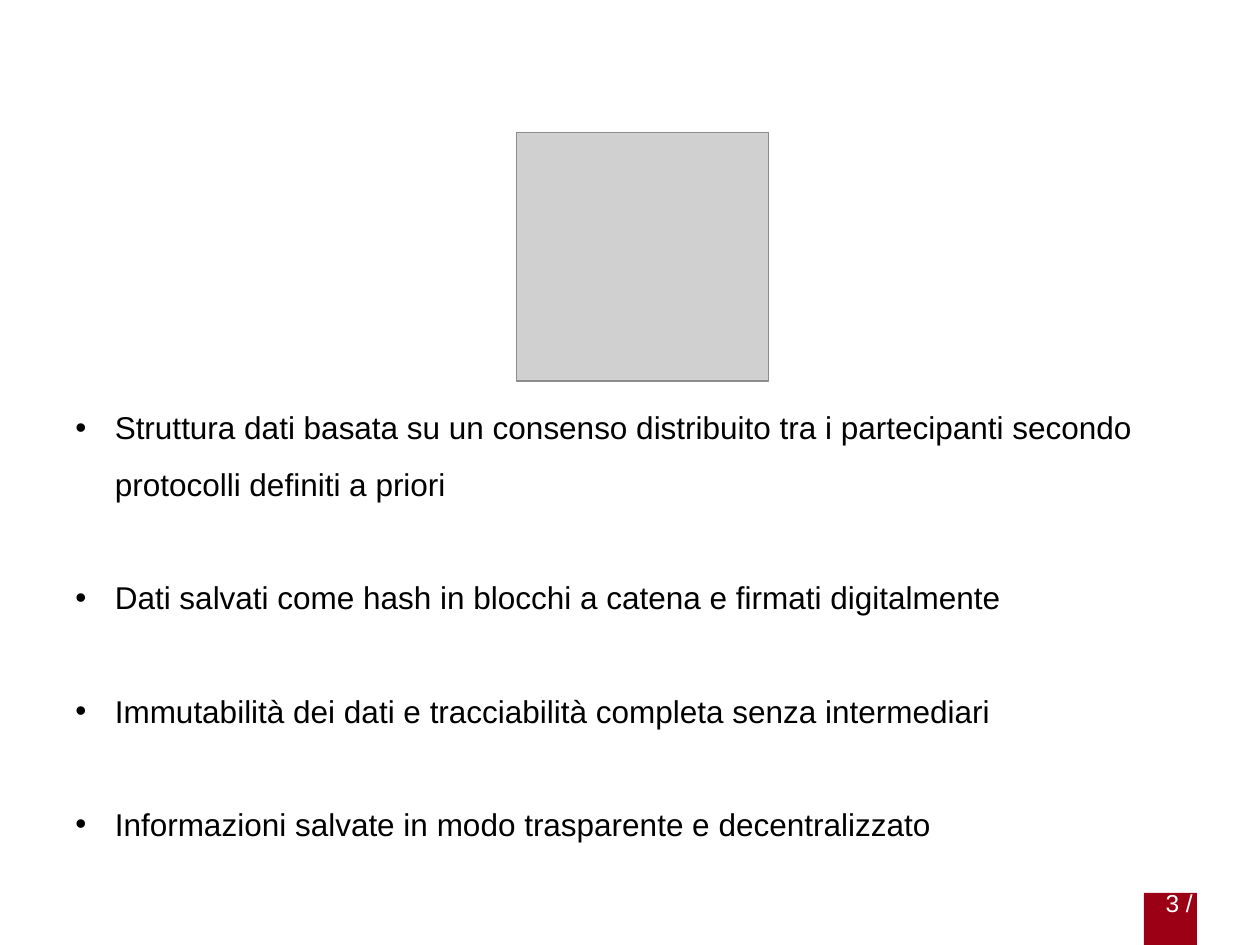
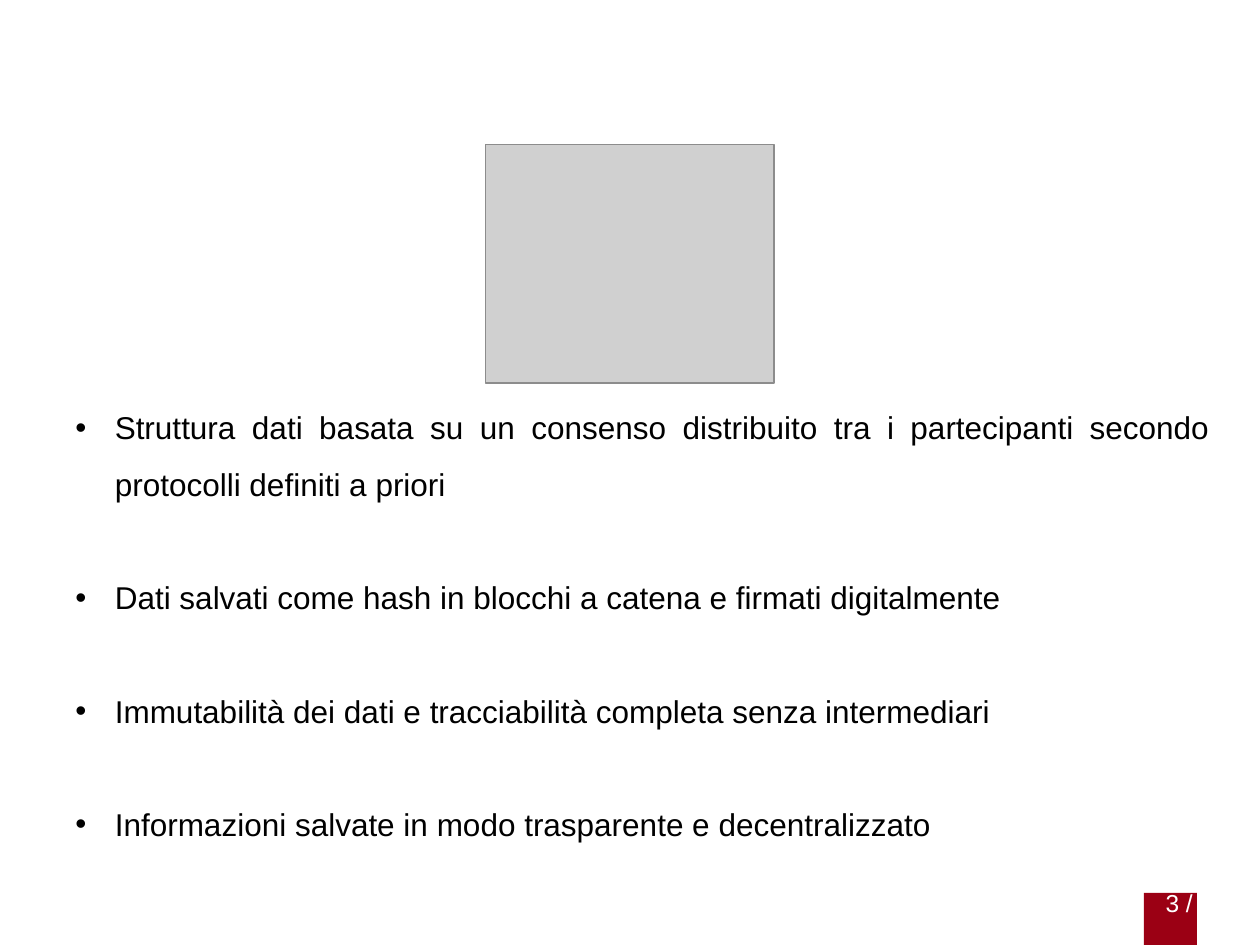
Before and after one commit to gabrielrovesti/Stage-e-Tesi-Triennale-UniPD, a slide deck: slide 3 of Presentazione/Presentazione Gabriel Rovesti.pptx. Drawn at 1260x945 pixels with LibreOffice and Linux fonts; fonts in the diff are those of the drawing; grey boxes stand for pictures; background and template pictures are left out. Boxes give left, top, right and bottom in pixels: in the first picture for what was removed or moved away, otherwise in the second. Text is boxed around its words. In the diff, an @@ line names an element or a change of style, - is before the commit and + after.

```diff
--- a/Presentazione/Presentazione Gabriel Rovesti.pptx
+++ b/Presentazione/Presentazione Gabriel Rovesti.pptx
@@ picture: place and size @@
-picture at (517,132,769,381)
+picture at (486,145,775,383)
@@ text "Struttura dati basata su un ..." at (115,416,1209,842): alignment left to justified @@
```
Also in this commit, not shown: 13 other slides changed, 6 other files.
